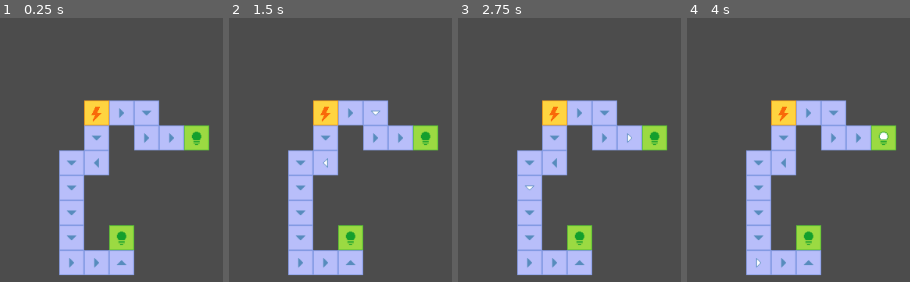
Above: before the commit, frames 1-4 (left to right).
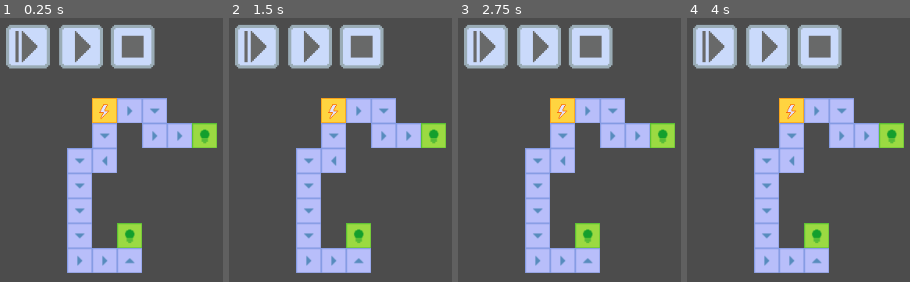
Above: after the commit, the same moments.

Repository: AdamsMcCall/TheCircuit
Game: Godot game, scene res://WorldTest.tscn
Two runs of this game, one before a commit and one after it. Both use one fixed random seed, a clock stepped at 60 frames per second and the inputs below.
Inputs (mouse positions are in pixels of both pictures, inside the frame that each line leads up to):
- Up to frame 1 (0.25 s): no input
- Up to frame 2 (1.5 s): tap Enter at 0.5 s; move the mouse to (outside the picture) at 0.52 s; click (outside the picture) at 0.6 s; tap Space at 1.25 s; move the mouse to (429, 274) at 1.27 s; click (429, 274) at 1.35 s
- Up to frame 3 (2.75 s): tap Enter at 2 s; move the mouse to (outside the picture) at 2.02 s; click (outside the picture) at 2.1 s
- Up to frame 4 (4 s): tap Space at 2.75 s; move the mouse to (outside the picture) at 2.77 s; click (outside the picture) at 2.85 s; tap Enter at 3.5 s; move the mouse to (outside the picture) at 3.52 s; click (outside the picture) at 3.6 s

The runs differ from the first frame. In frame 1, 23% of the frame differs, in the area x 2-98%, y 2-98%; in frame 2, 23%; in frame 3, 23%; in frame 4, 23%.

Commit message:
Added play and stop button

Diff:
--- a/WorldTest.tscn
+++ b/WorldTest.tscn
@@ -1,8 +1,20 @@
-[gd_scene load_steps=2 format=2]
+[gd_scene load_steps=5 format=2]
 
 [ext_resource path="res://entities/Circuit.tscn" type="PackedScene" id=1]
+[ext_resource path="res://entities/PlayButton.tscn" type="PackedScene" id=2]
+[ext_resource path="res://entities/StepButton.tscn" type="PackedScene" id=3]
+[ext_resource path="res://entities/StopButton.tscn" type="PackedScene" id=4]
 
 [node name="WorldTest" type="Node2D"]
-position = Vector2( 142.828, 91.1029 )
+position = Vector2( 153.316, 88.4809 )
 
 [node name="Circuit" parent="." instance=ExtResource( 1 )]
+
+[node name="PlayButton" parent="." instance=ExtResource( 2 )]
+position = Vector2( 2.00226, -50.7239 )
+
+[node name="StepButton" parent="." instance=ExtResource( 3 )]
+position = Vector2( -66.6747, -50.7239 )
+
+[node name="StopButton" parent="." instance=ExtResource( 4 )]
+position = Vector2( 68.173, -50.7239 )
--- a/Circuit.gd
+++ b/entities/Circuit.gd
@@ -14,6 +14,8 @@
 var current_map = []
 export var width = 16
 export var height = 9
+
+onready var timer = $Timer
 
 func _ready():
 	map.resize(width * height)
@@ -33,10 +35,7 @@
 	_add_block_at(BlockEnum.TYPE.flowRight, 1, 7)
 	_add_block_at(BlockEnum.TYPE.flowUp, 2, 7)
 	_add_block_at(BlockEnum.TYPE.output, 2, 6)
-
-# Called every frame. 'delta' is the elapsed time since the previous frame.
-#func _process(delta):
-#	pass
+	emit_signal("tick")
 
 func _add_block_at(block_type, x, y):
 	if (x + y * width) > (width * height) or block_type == BlockEnum.TYPE.empty:
@@ -44,12 +43,12 @@
 	var block = block_scene.instance()
 	block.position = Vector2(x * 32, y * 32)
 	block.block_type = block_type
+# warning-ignore:return_value_discarded
 	connect("tick", block, "_on_tick")
 	map[x + y * width] = block
 	add_child(block)
 
 func _on_Timer_timeout():
-	emit_signal("tick")
 	current_map = []
 	for i in map.size():
 		current_map.append(0)
@@ -63,7 +62,7 @@
 				map[k].current_flowing = true
 			else:
 				map[k].current_flowing = false
-
+	emit_signal("tick")
 
 func _update_current_flow(pos):
 	var x = pos % width
@@ -92,3 +91,13 @@
 				current_map[x + (y + 1) * width] = 1
 		BlockEnum.TYPE.output:
 			current_map[pos] = 1
+
+func reset_map():
+	timer.stop()
+	for i in map.size():
+		if map[i] != null:
+			if map[i].block_type != BlockEnum.TYPE.empty and map[i].block_type != BlockEnum.TYPE.generator:
+				map[i].current_flowing = false
+			elif map[i].block_type == BlockEnum.TYPE.generator:
+				map[i].current_flowing = true
+	emit_signal("tick")
--- a/entities/Circuit.tscn
+++ b/entities/Circuit.tscn
@@ -1,12 +1,11 @@
 [gd_scene load_steps=2 format=2]
 
-[ext_resource path="res://Circuit.gd" type="Script" id=3]
+[ext_resource path="res://entities/Circuit.gd" type="Script" id=3]
 
 [node name="Circuit" type="Node2D"]
 script = ExtResource( 3 )
 
 [node name="Timer" type="Timer" parent="."]
-wait_time = 0.5
-autostart = true
+wait_time = 0.3
 
 [connection signal="timeout" from="Timer" to="." method="_on_Timer_timeout"]
--- /dev/null
+++ b/entities/PauseButton.gd
@@ -0,0 +1,10 @@
+extends Node2D
+
+func _process(delta):
+	if Input.is_action_just_pressed("left_click"):
+		var mouse_position = get_global_mouse_position()
+		if mouse_position.x > global_position.x - 14 * scale.x \
+		and mouse_position.x < global_position.x + 14 * scale.x \
+		and mouse_position.y > global_position.y - 14 * scale.y \
+		and mouse_position.y < global_position.y + 14 * scale.y:
+			print("pause")
--- /dev/null
+++ b/entities/PauseButton.tscn
@@ -0,0 +1,11 @@
+[gd_scene load_steps=3 format=2]
+
+[ext_resource path="res://assets/images/pause_button.png" type="Texture" id=1]
+[ext_resource path="res://entities/PauseButton.gd" type="Script" id=2]
+
+[node name="PauseButton" type="Node2D"]
+scale = Vector2( 2, 2 )
+script = ExtResource( 2 )
+
+[node name="Sprite" type="Sprite" parent="."]
+texture = ExtResource( 1 )
--- /dev/null
+++ b/entities/PlayButton.gd
@@ -0,0 +1,13 @@
+extends Node2D
+
+func _process(delta):
+	if Input.is_action_just_pressed("left_click"):
+		var mouse_position = get_global_mouse_position()
+		if mouse_position.x > global_position.x - 14 * scale.x \
+		and mouse_position.x < global_position.x + 14 * scale.x \
+		and mouse_position.y > global_position.y - 14 * scale.y \
+		and mouse_position.y < global_position.y + 14 * scale.y:
+			var circuit = get_parent().get_node_or_null("Circuit")
+			if circuit != null:
+				var timer = circuit.get_node_or_null("Timer") as Timer
+				timer.start()
--- /dev/null
+++ b/entities/PlayButton.tscn
@@ -0,0 +1,11 @@
+[gd_scene load_steps=3 format=2]
+
+[ext_resource path="res://assets/images/play_button.png" type="Texture" id=1]
+[ext_resource path="res://entities/PlayButton.gd" type="Script" id=2]
+
+[node name="PlayButton" type="Node2D"]
+scale = Vector2( 2, 2 )
+script = ExtResource( 2 )
+
+[node name="Sprite" type="Sprite" parent="."]
+texture = ExtResource( 1 )
--- /dev/null
+++ b/entities/StepButton.gd
@@ -0,0 +1,10 @@
+extends Node2D
+
+func _process(delta):
+	if Input.is_action_just_pressed("left_click"):
+		var mouse_position = get_global_mouse_position()
+		if mouse_position.x > global_position.x - 14 * scale.x \
+		and mouse_position.x < global_position.x + 14 * scale.x \
+		and mouse_position.y > global_position.y - 14 * scale.y \
+		and mouse_position.y < global_position.y + 14 * scale.y:
+			print("step")
--- /dev/null
+++ b/entities/StepButton.tscn
@@ -0,0 +1,11 @@
+[gd_scene load_steps=3 format=2]
+
+[ext_resource path="res://assets/images/step_button.png" type="Texture" id=1]
+[ext_resource path="res://entities/StepButton.gd" type="Script" id=2]
+
+[node name="StepButton" type="Node2D"]
+scale = Vector2( 2, 2 )
+script = ExtResource( 2 )
+
+[node name="Sprite" type="Sprite" parent="."]
+texture = ExtResource( 1 )
--- /dev/null
+++ b/entities/StopButton.gd
@@ -0,0 +1,12 @@
+extends Node2D
+
+func _process(delta):
+	if Input.is_action_just_pressed("left_click"):
+		var mouse_position = get_global_mouse_position()
+		if mouse_position.x > global_position.x - 14 * scale.x \
+		and mouse_position.x < global_position.x + 14 * scale.x \
+		and mouse_position.y > global_position.y - 14 * scale.y \
+		and mouse_position.y < global_position.y + 14 * scale.y:
+			var circuit = get_parent().get_node_or_null("Circuit")
+			if circuit != null:
+				circuit.reset_map()
--- /dev/null
+++ b/entities/StopButton.tscn
@@ -0,0 +1,11 @@
+[gd_scene load_steps=3 format=2]
+
+[ext_resource path="res://assets/images/stop_button.png" type="Texture" id=1]
+[ext_resource path="res://entities/StopButton.gd" type="Script" id=2]
+
+[node name="StopButton" type="Node2D"]
+scale = Vector2( 2, 2 )
+script = ExtResource( 2 )
+
+[node name="Sprite" type="Sprite" parent="."]
+texture = ExtResource( 1 )
--- a/project.godot
+++ b/project.godot
@@ -24,6 +24,14 @@
 run/main_scene="res://WorldTest.tscn"
 config/icon="res://icon.png"
 
+[input]
+
+left_click={
+"deadzone": 0.5,
+"events": [ Object(InputEventMouseButton,"resource_local_to_scene":false,"resource_name":"","device":0,"alt":false,"shift":false,"control":false,"meta":false,"command":false,"button_mask":0,"position":Vector2( 0, 0 ),"global_position":Vector2( 0, 0 ),"factor":1.0,"button_index":1,"pressed":false,"doubleclick":false,"script":null)
+ ]
+}
+
 [physics]
 
 common/enable_pause_aware_picking=true
Binary file added: assets/aseprite/pause_button.aseprite
Binary file added: assets/aseprite/play_button.aseprite
Binary file added: assets/aseprite/step_button.aseprite
Binary file added: assets/aseprite/stop_button.aseprite
Binary file added: assets/images/pause_button.png
Not shown, added: assets/images/pause_button.png.import
Binary file added: assets/images/play_button.png
Not shown, added: assets/images/play_button.png.import
Binary file added: assets/images/step_button.png
Not shown, added: assets/images/step_button.png.import
Binary file added: assets/images/stop_button.png
Not shown, added: assets/images/stop_button.png.import
